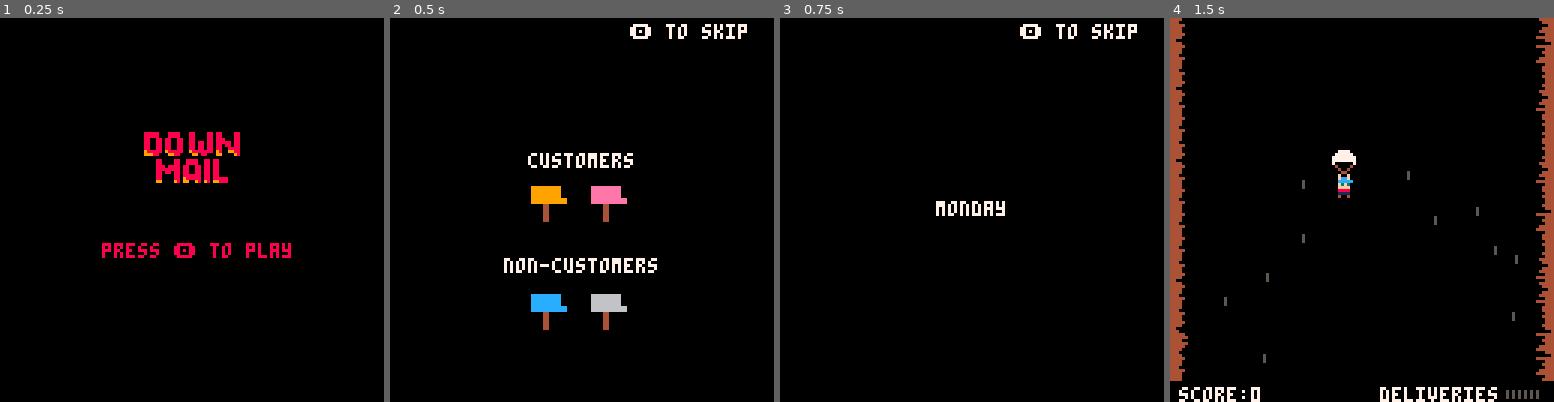
Above: before the commit, frames 1-4 (left to right).
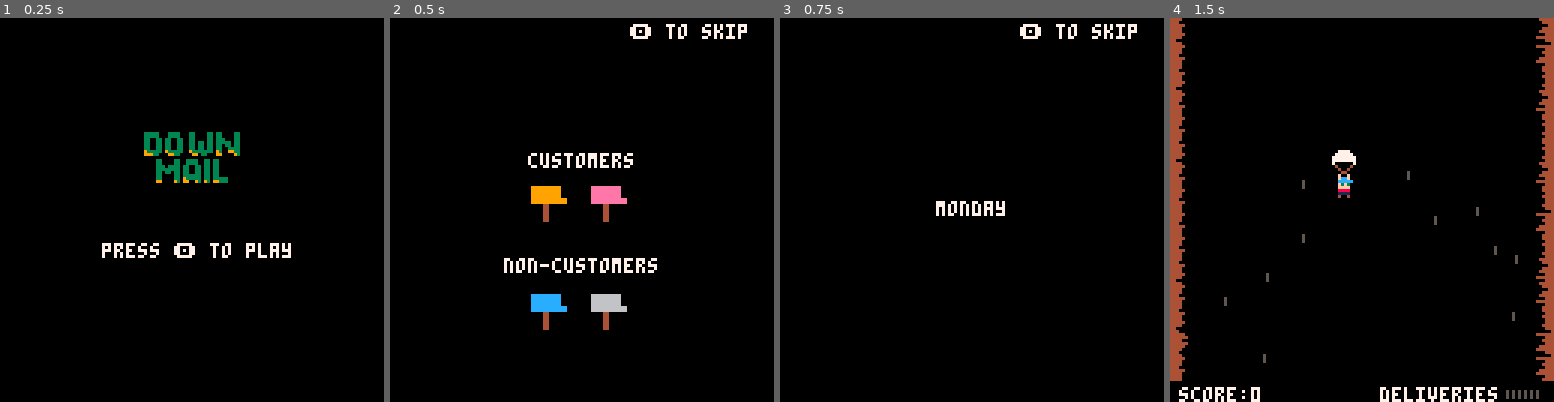
Above: after the commit, the same moments.

Repository: sugarvoid/down-mail
Game: PICO-8 cartridge down_mail.p8
Two runs of this game, one before a commit and one after it. Both use one fixed random seed, a clock stepped at 60 frames per second and the inputs below.
Inputs:
- Up to frame 1 (0.25 s): no input
- Up to frame 2 (0.5 s): tap O (Z key) at 0.33 s
- Up to frame 3 (0.75 s): tap O (Z key) at 0.7 s
- Up to frame 4 (1.5 s): tap X (X key) at 1.07 s; tap O (Z key) at 1.43 s

The runs differ from the first frame. In frame 1, 2.3% of the frame differs, in the area x 26-76%, y 29-63%; in frame 2, nothing differs; in frame 3, nothing differs; in frame 4, nothing differs.

Commit message:
Change title font color

Diff:
--- a/down_mail.p8
+++ b/down_mail.p8
@@ -120,14 +120,14 @@
 00000000000000000000000000000000000000000000000000000000000000000000000000000000000000000000000000000000000000000000000000000000
 00000000000000000000000000000000000000000000000000000000000000000000000000000000000000000000000000000000000000000000000000000000
 00000000000000000000000000000000000000000000000000000000000000000000000000000000000000000000000000000000000000000000000000000000
-00000000050000000000000000000000050500000000000000000000000000008888800088880008800008808800008800000000000000000000000000000000
-00055555050000000000055550000000000500000000555500000000000000008888800088880008800008808800008800000000000000000000000000000000
-00000500055550055000050055005550050505005500500050055500555000008800880880088008800008808880008800000000000000000000000000000000
-00000500050050500500050005055050050500505000500050550505005000008800880880088008808808808888808800000000000000000000000000000000
-00000500050050555500050005050050050500505000555500500505005000008800880880088008808808808808808800000000000000000000000000000000
-00000500050050500000050055050050050500505000500500500505005000008800880880088008808808808800888800000000000000000000000000000000
-00000500050050055000055550055555050500050000500050555550555000009888880988888009888888809800998800000000000000000000000000000000
-00000000000000000000000000000000000000050000000000000000005000009998800099880000990880009900009800000000000000000000000000000000
+00000000050000000000000000000000050500000000000000000000000000003333300033330003300003303300003300000000000000000000000000000000
+00055555050000000000055550000000000500000000555500000000000000003333300033330003300003303300003300000000000000000000000000000000
+00000500055550055000050055005550050505005500500050055500555000003300330330033003300003303330003300000000000000000000000000000000
+00000500050050500500050005055050050500505000500050550505005000003300330330033003303303303333303300000000000000000000000000000000
+00000500050050555500050005050050050500505000555500500505005000003300330330033003303303303303303300000000000000000000000000000000
+00000500050050500000050055050050050500505000500500500505005000003300330330033003303303303300333300000000000000000000000000000000
+00000500050050055000055550055555050500050000500050555550555000009333330933333009333333309300993300000000000000000000000000000000
+00000000000000000000000000000000000000050000000000000000005000009993300099330000990330009900009300000000000000000000000000000000
 00000000000000000000000000000000000005500000000000000000550000000000000000000000000000000000000000000000000000000000000000000000
 00000000000000000000000000000000000000000000000000000000000000000000000000000000000000000000000000000000000000000000000000000000
 00000000000000000000000000000000000000000000000000000000000000000000000000000000000000000000000000000000000000000000000000000000
@@ -135,14 +135,14 @@
 00000000000000000000000000000000000000000000000000000000000000000000000000000000000000000000000000000000000000000000000000000000
 00000000000000000000000000000000000000000000000000000000000000000000000000000000000000000000000000000000000000000000000000000000
 00000000000000000000000000000000000000000000000000000000000000000000000000000000000000000000000000000000000000000000000000000000
-00000000000000000000000000000000000000000000000000000000000000000000880000880088880088088000000000000000000000000000000000000000
-00000000000000000000000000000000000000000000000000000000000000000000880000880088880088088000000000000000000000000000000000000000
-00000000000000000000000000000000000000000000000000000000000000000000888088880880088088088000000000000000000000000000000000000000
-00000000000000000000000000000000000000000000000000000000000000000000888888880880088088088000000000000000000000000000000000000000
-00000000000000000000000000000000000000000000000000000000000000000000880880880880088088088000000000000000000000000000000000000000
-00000000000000000000000000000000000000000000000000000000000000000000880000880888888088088000000000000000000000000000000000000000
-00000000000000000000000000000000000000000000000000000000000000000000880000880988888088088888000000000000000000000000000000000000
-00000000000000000000000000000000000000000000000000000000000000000000990000980990098098099888000000000000000000000000000000000000
+00000000000000000000000000000000000000000000000000000000000000000000330000330033330033033000000000000000000000000000000000000000
+00000000000000000000000000000000000000000000000000000000000000000000330000330033330033033000000000000000000000000000000000000000
+00000000000000000000000000000000000000000000000000000000000000000000333033330330033033033000000000000000000000000000000000000000
+00000000000000000000000000000000000000000000000000000000000000000000333333330330033033033000000000000000000000000000000000000000
+00000000000000000000000000000000000000000000000000000000000000000000330330330330033033033000000000000000000000000000000000000000
+00000000000000000000000000000000000000000000000000000000000000000000330000330333333033033000000000000000000000000000000000000000
+00000000000000000000000000000000000000000000000000000000000000000000330000330933333033033333000000000000000000000000000000000000
+00000000000000000000000000000000000000000000000000000000000000000000990000930990093093099333000000000000000000000000000000000000
 
 
 
--- a/src/main.lua
+++ b/src/main.lua
@@ -318,7 +318,7 @@
     spr(200, 48, 34, 4, 2)
     spr(232, 48, 34 + 10, 4, 2)
     --print("down mail", hcenter("down mail"), 50, 0)
-    print("press 🅾️ to play", hcenter("press 🅾️ to play"), 75, 8)
+    print("press 🅾️ to play", hcenter("press 🅾️ to play"), 75, 7)
 end
 
 function draw_intro()
